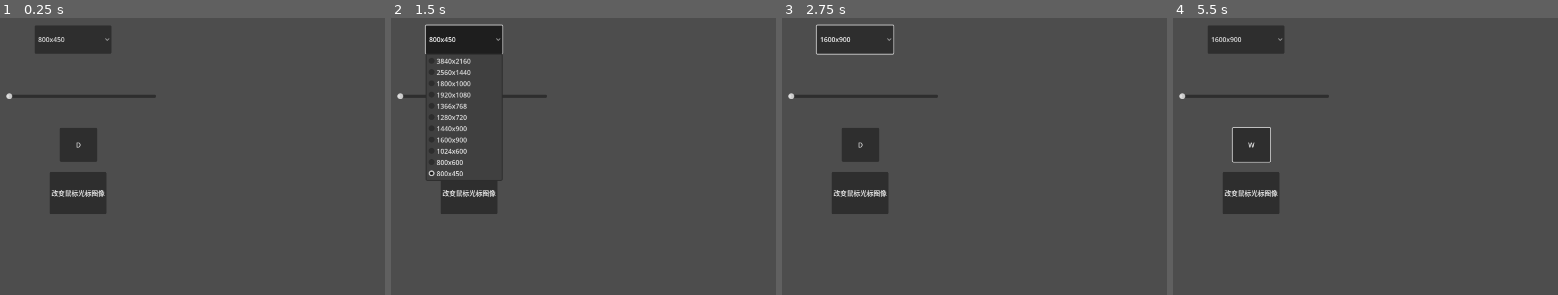
Above: before the commit, frames 1-4 (left to right).
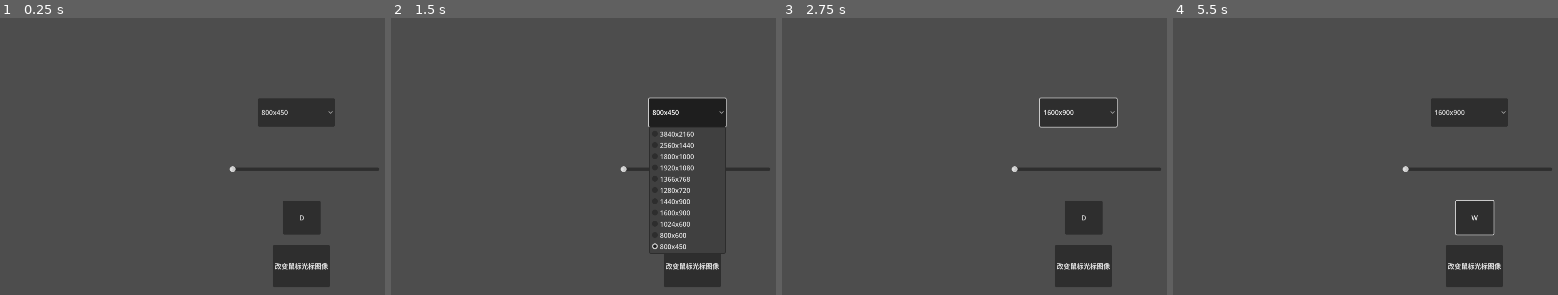
Above: after the commit, the same moments.

Repository: Ye96516/hahah
Game: Godot game, scene res://scenes/setting/setting.tscn
Two runs of this game, one before a commit and one after it. Both use one fixed random seed, a clock stepped at 60 frames per second and the inputs below. The project has no main scene, so this scene is started directly. The engine's default icon, where the game draws it, is replaced by a stand-in: a white triangle on a blue panel in a dark square.
Inputs (mouse positions are in pixels of both pictures, inside the frame that each line leads up to):
- Up to frame 1 (0.25 s): no input
- Up to frame 2 (1.5 s): click "改变鼠标光标图像" at 0.5 s; click "800x450" at 1.25 s
- Up to frame 3 (2.75 s): click "D" at 2 s
- Up to frame 4 (5.5 s): click "1600x900" at 2.75 s; tap Enter at 3.5 s; move the mouse to (outside the picture) at 3.52 s; press the mouse at (outside the picture) at 3.53 s; hold D (move_right) 3.53-4.25 s; tap W (move_top, bound only after the commit) at 3.6, 5.3 s; release the mouse at (outside the picture) at 4.25 s; click "W" at 4.25 s; tap Space at 5 s; move the mouse to (1330, 231) at 5.02 s; hold S (move_down, bound only after the commit) from 5.03 s (still down); click (1330, 231) at 5.1 s

The runs differ from the first frame. In frame 1, 11% of the frame differs, in the area x 1-99%, y 2-98%; in frame 2, 11%; in frame 3, 12%; in frame 4, 12%.

Commit message:
基础的攻击和受击的逻辑

Diff:
--- /dev/null
+++ b/data/custom_node/UI_hover.gd
@@ -0,0 +1,74 @@
+class_name UIHover extends Node
+"""
+	1、为Control的派生类添加UIHover类型子节点
+	2、默认悬停更改缩放，可选颜色、位置偏移
+	3、设置对应的悬停目标数值
+"""
+
+## 添加动画的属性
+@export_flags("scale", "color", "offset") var anim_type = 1
+var select: Array[int]
+## 动画时间
+@export var t_time: float = 0.15
+## 动画类型
+@export var t_type: Tween.TransitionType
+
+@export_group("属性设置")
+## 悬停时的[code]缩放[/code]
+@export var hover_scale: Vector2 = Vector2(1.05, 1.05)
+# 默认缩放比例
+var default_scale: Vector2 = Vector2.ONE
+
+## 悬停时的[code]颜色[/code]
+@export var hover_color: Color
+# 默认相对坐标
+var default_color: Color = Color(1, 1, 1, 1)
+
+## 悬停时的[code]位置偏移[/code]
+@export var hover_offset: Vector2 = Vector2.ZERO
+# 默认相对坐标
+var default_pos: Vector2 = Vector2.ONE
+
+# 控制的目标
+var target: Control
+
+func _ready() -> void:
+	target = get_parent()
+	target.mouse_entered.connect(enter_hover)
+	target.mouse_exited.connect(exit_hover)
+	call_deferred("reset_value")
+
+	for i in range(0, 6): # TODO 只计算到了2^5
+		var _pow = int(pow(2, i))
+		if (anim_type & _pow) != 0:
+			select.append(_pow)
+
+
+func reset_value():
+	target.pivot_offset = target.size * 0.5
+	default_scale = target.scale
+	default_color = target.self_modulate
+	default_pos = target.position
+
+func enter_hover():
+	for i in select:
+		if i == 1:
+			add_tween("scale", hover_scale, t_time)
+		elif i == 2:
+			add_tween("self_modulate", hover_color, t_time)
+		elif i == 4:
+			add_tween("position", default_pos + hover_offset, t_time)
+
+func exit_hover():
+	for i in select:
+		if i == 1:
+			add_tween("scale", default_scale, t_time)
+		elif i == 2:
+			add_tween("self_modulate", default_color, t_time)
+		elif i == 4:
+			add_tween("position", default_pos, t_time)
+
+func add_tween(property: String, value: Variant, time: float):
+	if get_tree():
+		var t = get_tree().create_tween()
+		t.tween_property(target, property, value, time).set_trans(t_type)
--- a/scenes/state_mahchine/StateBase.gd
+++ b/data/custom_node/state_mahchine/StateBase.gd
@@ -20,6 +20,3 @@
 ## 物理帧触发
 func physical_process_update(_delta: float) -> void:
 	pass
-#hihuihnuiu,,jh
-#hhahah
-#怎么提交啊啊啊啊啊
--- a/scenes/state_mahchine/StateMachine.gd
+++ b/data/custom_node/state_mahchine/StateMachine.gd
@@ -20,8 +20,8 @@
 ## 修改状态
 func change_state(target_state_name: String) -> void:
 	var target_state = get_node(target_state_name)
-	if target_state == null:
-		printerr("状态传入错误")
+	if is_instance_valid(target_state):
+		printerr("目标节点不存在，请确认节点名称是否正确！")
 		return
 	current_state.exit()
 	current_state = target_state
--- /dev/null
+++ b/global/normal_attributes.gd
@@ -0,0 +1,41 @@
+extends Node
+
+signal entity_death(entity_name:String)
+
+var player:Dictionary={
+	"name"="player",
+	"speed"=30000,
+	"health"=100,
+	"ap"=10,
+	"defense"=0,
+	"atk_speed"=1,
+}
+
+var enemy:Dictionary={
+	"name"="enemy",
+	"speed"=10000,
+	"health"=100,
+	"ap"=100,
+	"defense"=0,
+	"atk_speed"=1,
+}
+
+func calculate_health(attacker:String,target:String)->int:
+	match attacker:
+		"player":
+			if target=="enemy":
+				return _calculate_detail(player,enemy)
+		"enemy":
+			if target=="player":
+				return _calculate_detail(enemy,player)
+		_:
+			printerr("攻击方与受击方不匹配")
+			return 0
+	return 0
+
+func _calculate_detail(atker:Dictionary,tg:Dictionary)->int:
+	tg["health"]-=atker["ap"]-tg["defense"]
+	print(tg.name," ",tg.health)
+	if tg["health"]<=0:
+		entity_death.emit(tg["name"])
+	return tg["health"]
--- a/project.godot
+++ b/project.godot
@@ -17,6 +17,7 @@
 [autoload]
 
 AudioPlayer="*res://global/audio_player.gd"
+NA="*res://global/normal_attributes.gd"
 
 [display]
 
@@ -25,13 +26,49 @@
 window/stretch/mode="viewport"
 window/stretch/aspect="expand"
 
+[global_group]
+
+player=""
+enemy=""
+
 [input]
 
 move_right={
 "deadzone": 0.5,
 "events": [Object(InputEventKey,"resource_local_to_scene":false,"resource_name":"","device":-1,"window_id":0,"alt_press …(192 unchanged characters)…
+, Object(InputEventKey,"resource_local_to_scene":false,"resource_name":"","device":-1,"window_id":0,"alt_pressed":false,"shift_pressed":false,"ctrl_pressed":false,"meta_pressed":false,"pressed":false,"keycode":0,"physical_keycode":4194321,"key_label":0,"unicode":0,"location":0,"echo":false,"script":null)
 ]
 }
+move_left={
+"deadzone": 0.5,
+"events": [Object(InputEventKey,"resource_local_to_scene":false,"resource_name":"","device":-1,"window_id":0,"alt_pressed":false,"shift_pressed":false,"ctrl_pressed":false,"meta_pressed":false,"pressed":false,"keycode":0,"physical_keycode":65,"key_label":0,"unicode":97,"location":0,"echo":false,"script":null)
+, Object(InputEventKey,"resource_local_to_scene":false,"resource_name":"","device":-1,"window_id":0,"alt_pressed":false,"shift_pressed":false,"ctrl_pressed":false,"meta_pressed":false,"pressed":false,"keycode":0,"physical_keycode":4194319,"key_label":0,"unicode":0,"location":0,"echo":false,"script":null)
+]
+}
+move_top={
+"deadzone": 0.5,
+"events": [Object(InputEventKey,"resource_local_to_scene":false,"resource_name":"","device":-1,"window_id":0,"alt_pressed":false,"shift_pressed":false,"ctrl_pressed":false,"meta_pressed":false,"pressed":false,"keycode":0,"physical_keycode":87,"key_label":0,"unicode":119,"location":0,"echo":false,"script":null)
+, Object(InputEventKey,"resource_local_to_scene":false,"resource_name":"","device":-1,"window_id":0,"alt_pressed":false,"shift_pressed":false,"ctrl_pressed":false,"meta_pressed":false,"pressed":false,"keycode":0,"physical_keycode":4194320,"key_label":0,"unicode":0,"location":0,"echo":false,"script":null)
+]
+}
+move_down={
+"deadzone": 0.5,
+"events": [Object(InputEventKey,"resource_local_to_scene":false,"resource_name":"","device":-1,"window_id":0,"alt_pressed":false,"shift_pressed":false,"ctrl_pressed":false,"meta_pressed":false,"pressed":false,"keycode":0,"physical_keycode":83,"key_label":0,"unicode":115,"location":0,"echo":false,"script":null)
+, Object(InputEventKey,"resource_local_to_scene":false,"resource_name":"","device":-1,"window_id":0,"alt_pressed":false,"shift_pressed":false,"ctrl_pressed":false,"meta_pressed":false,"pressed":false,"keycode":0,"physical_keycode":4194322,"key_label":0,"unicode":0,"location":0,"echo":false,"script":null)
+]
+}
+shoot={
+"deadzone": 0.5,
+"events": [Object(InputEventMouseButton,"resource_local_to_scene":false,"resource_name":"","device":-1,"window_id":0,"alt_pressed":false,"shift_pressed":false,"ctrl_pressed":false,"meta_pressed":false,"button_mask":1,"position":Vector2(268, 32),"global_position":Vector2(287, 123),"factor":1.0,"button_index":1,"canceled":false,"pressed":true,"double_click":false,"script":null)
+]
+}
+
+[layer_names]
+
+2d_physics/layer_1="player"
+2d_physics/layer_2="obstacle"
+2d_physics/layer_3="props"
+2d_physics/layer_4="enemy"
 
 [rendering]
 
--- /dev/null
+++ b/scenes/enemy/enemy.gd
@@ -0,0 +1,18 @@
+extends CharacterBody2D
+
+@onready var player:Player=get_tree().get_first_node_in_group("player")
+var direction:Vector2
+
+func _ready() -> void:
+	NA.entity_death.connect(on_death)
+
+func _physics_process(delta: float) -> void:
+	if is_instance_valid(player):
+		direction=(player.global_position-self.global_position).normalized()
+		velocity=direction*NA.enemy["speed"]*delta
+
+	move_and_slide()
+
+func on_death(n):
+	if n=="enemy":
+		self.queue_free()
--- /dev/null
+++ b/scenes/enemy/enemy.tscn
@@ -0,0 +1,29 @@
+[gd_scene load_steps=6 format=3 uid="uid://cxbl6v7kxeemd"]
+
+[ext_resource type="Script" path="res://data/custom_node/state_mahchine/StateMachine.gd" id="1_w3js1"]
+[ext_resource type="Script" path="res://scenes/enemy/enemy.gd" id="1_xlbva"]
+[ext_resource type="Texture2D" uid="uid://bvhxhpwx7sekj" path="res://icon.svg" id="3_7cna2"]
+[ext_resource type="Script" path="res://scenes/enemy/track.gd" id="3_x3yau"]
+
+[sub_resource type="CircleShape2D" id="CircleShape2D_kjl6u"]
+radius = 31.0
+
+[node name="Enemy" type="CharacterBody2D" groups=["enemy"]]
+collision_layer = 8
+collision_mask = 3
+script = ExtResource("1_xlbva")
+
+[node name="StateMachine" type="Node" parent="." node_paths=PackedStringArray("current_state")]
+script = ExtResource("1_w3js1")
+current_state = NodePath("Track")
+
+[node name="Track" type="Node" parent="StateMachine"]
+script = ExtResource("3_x3yau")
+
+[node name="Icon" type="Sprite2D" parent="."]
+self_modulate = Color(1, 0.341176, 1, 1)
+scale = Vector2(0.5, 0.5)
+texture = ExtResource("3_7cna2")
+
+[node name="CollisionShape2D" type="CollisionShape2D" parent="."]
+shape = SubResource("CircleShape2D_kjl6u")
--- /dev/null
+++ b/scenes/enemy/track.gd
@@ -0,0 +1,13 @@
+extends StateBase
+
+func enter():
+	pass
+
+func exit() -> void:
+	pass
+
+func process_update(_delta: float) -> void:
+	pass
+
+func physical_process_update(_delta: float) -> void:
+	pass
--- /dev/null
+++ b/scenes/level1/level1.tscn
@@ -0,0 +1,45 @@
+[gd_scene load_steps=6 format=3 uid="uid://c2v4ioh2w0jtt"]
+
+[ext_resource type="PackedScene" uid="uid://bhgvih0djkv32" path="res://scenes/obstacle/obstacle.tscn" id="1_n82hs"]
+[ext_resource type="PackedScene" uid="uid://db5cx0wekpik6" path="res://scenes/player/player.tscn" id="2_2jon6"]
+[ext_resource type="Texture2D" uid="uid://bvhxhpwx7sekj" path="res://icon.svg" id="2_5wjv8"]
+[ext_resource type="PackedScene" uid="uid://cxbl6v7kxeemd" path="res://scenes/enemy/enemy.tscn" id="4_oqw5t"]
+
+[sub_resource type="RectangleShape2D" id="RectangleShape2D_ajp75"]
+size = Vector2(1970, 636.5)
+
+[node name="Level1" type="Node2D"]
+
+[node name="Obstacles" type="Node" parent="."]
+
+[node name="Obstacle" parent="Obstacles" instance=ExtResource("1_n82hs")]
+
+[node name="CollisionShape2D" type="CollisionShape2D" parent="Obstacles/Obstacle"]
+position = Vector2(988, 211.75)
+shape = SubResource("RectangleShape2D_ajp75")
+
+[node name="Icon" type="Sprite2D" parent="Obstacles/Obstacle"]
+position = Vector2(977, 228)
+scale = Vector2(15.1563, 4.625)
+texture = ExtResource("2_5wjv8")
+
+[node name="Obstacle2" parent="Obstacles" instance=ExtResource("1_n82hs")]
+position = Vector2(-115, 957)
+
+[node name="CollisionShape2D" type="CollisionShape2D" parent="Obstacles/Obstacle2"]
+position = Vector2(988, 211.75)
+shape = SubResource("RectangleShape2D_ajp75")
+
+[node name="Icon" type="Sprite2D" parent="Obstacles/Obstacle2"]
+position = Vector2(977, 228)
+scale = Vector2(15.1563, 4.625)
+texture = ExtResource("2_5wjv8")
+
+[node name="Player" parent="." instance=ExtResource("2_2jon6")]
+position = Vector2(563, 712)
+collision_mask = 2
+
+[node name="Enemy" type="Node" parent="."]
+
+[node name="Enemy" parent="Enemy" instance=ExtResource("4_oqw5t")]
+position = Vector2(238, 668)
--- /dev/null
+++ b/scenes/obstacle/obstacle.tscn
@@ -0,0 +1,5 @@
+[gd_scene format=3 uid="uid://bhgvih0djkv32"]
+
+[node name="Obstacle" type="StaticBody2D"]
+collision_layer = 2
+collision_mask = 9
--- /dev/null
+++ b/scenes/player/player.gd
@@ -0,0 +1,22 @@
+class_name Player extends CharacterBody2D
+
+@onready var ray_cast_2d: RayCast2D = %RayCast2D
+
+var direction:Vector2
+
+func _ready() -> void:
+	NA.entity_death.connect(on_death)
+	ray_cast_2d.enabled=false
+
+func _physics_process(delta: float) -> void:
+	direction = Input.get_vector("move_left","move_right","move_top","move_down")
+	velocity= direction * NA.player["speed"]*delta
+
+	move_and_slide()
+
+
+
+
+func on_death(n):
+	if n=="player":
+		self.queue_free()
--- /dev/null
+++ b/scenes/player/player.tscn
@@ -0,0 +1,32 @@
+[gd_scene load_steps=5 format=3 uid="uid://db5cx0wekpik6"]
+
+[ext_resource type="Texture2D" uid="uid://bvhxhpwx7sekj" path="res://icon.svg" id="1_2yctf"]
+[ext_resource type="Script" path="res://scenes/player/player.gd" id="1_fhpln"]
+[ext_resource type="Script" path="res://scenes/player/ray_cast_2d.gd" id="3_huqfe"]
+
+[sub_resource type="CircleShape2D" id="CircleShape2D_bu7vi"]
+radius = 61.0082
+
+[node name="Player" type="CharacterBody2D" groups=["player"]]
+collision_mask = 11
+motion_mode = 1
+script = ExtResource("1_fhpln")
+
+[node name="Icon" type="Sprite2D" parent="."]
+texture = ExtResource("1_2yctf")
+
+[node name="CollisionShape2D" type="CollisionShape2D" parent="."]
+shape = SubResource("CircleShape2D_bu7vi")
+
+[node name="Camera2D" type="Camera2D" parent="."]
+limit_left = 0
+limit_top = 0
+limit_right = 1920
+limit_bottom = 1080
+
+[node name="RayCast2D" type="RayCast2D" parent="."]
+unique_name_in_owner = true
+position = Vector2(-5, 2)
+target_position = Vector2(426, 92)
+collision_mask = 8
+script = ExtResource("3_huqfe")
--- /dev/null
+++ b/scenes/player/ray_cast_2d.gd
@@ -0,0 +1,25 @@
+extends RayCast2D
+
+const RAYCAST_LENGTH:int=3000
+var one_shoot:bool=true
+
+func _physics_process(delta: float) -> void:
+	if self.is_colliding() && one_shoot:
+		var collider=self.get_collider()
+		if is_instance_valid(collider):
+			if collider.is_in_group("enemy"):
+				var h=NA.calculate_health("player","enemy")
+				one_shoot=false
+
+func _input(event: InputEvent) -> void:
+	if event.is_action_pressed("shoot"):
+		raycast_shoot()
+
+func raycast_shoot():
+	self.enabled=true
+	one_shoot=true
+	var mouse_pos:Vector2=get_viewport().get_mouse_position()
+	var local_mouse_pos:Vector2=self.to_local(mouse_pos).normalized()
+	self.target_position=local_mouse_pos*RAYCAST_LENGTH
+	await get_tree().create_timer(0.5).timeout
+	self.enabled=false
--- a/scenes/setting/change_button_icon.gd
+++ b/scenes/setting/change_button_icon.gd
@@ -5,15 +5,6 @@
 	godot,
 }
 var current_pic:int=mouse_pic.normal
-
-func _ready() -> void:
-	pass # Replace with function body.
-
-
-# Called every frame. 'delta' is the elapsed time since the previous frame.
-func _process(delta: float) -> void:
-	pass
-
 
 func _on_pressed() -> void:
 	match current_pic:
--- a/scenes/setting/setting.tscn
+++ b/scenes/setting/setting.tscn
@@ -1,10 +1,11 @@
-[gd_scene load_steps=6 format=3 uid="uid://dnvmjwuu7v5sq"]
+[gd_scene load_steps=7 format=3 uid="uid://dnvmjwuu7v5sq"]
 
 [ext_resource type="Script" path="res://scenes/setting/setting.gd" id="1_gcp4l"]
 [ext_resource type="Script" path="res://scenes/setting/resolution.gd" id="2_i80b5"]
 [ext_resource type="Script" path="res://scenes/setting/volume.gd" id="3_gt6wv"]
 [ext_resource type="Script" path="res://scenes/setting/change_key_pos.gd" id="4_8qoxy"]
 [ext_resource type="Script" path="res://scenes/setting/change_button_icon.gd" id="5_gxj7x"]
+[ext_resource type="Script" path="res://data/custom_node/UI_hover.gd" id="6_t78cv"]
 
 [node name="Setting" type="Control"]
 layout_mode = 3
@@ -17,18 +18,18 @@
 
 [node name="Resolution" type="OptionButton" parent="."]
 layout_mode = 0
-offset_left = 285.0
-offset_top = 97.0
-offset_right = 469.0
-offset_bottom = 165.0
+offset_left = 821.0
+offset_top = 272.0
+offset_right = 1005.0
+offset_bottom = 340.0
 script = ExtResource("2_i80b5")
 
 [node name="Volume" type="HSlider" parent="."]
 layout_mode = 0
-offset_left = 216.0
-offset_top = 239.0
-offset_right = 576.0
-offset_bottom = 295.0
+offset_left = 752.0
+offset_top = 414.0
+offset_right = 1112.0
+offset_bottom = 470.0
 max_value = 1.0
 step = 0.01
 script = ExtResource("3_gt6wv")
@@ -37,21 +38,28 @@
 script = ExtResource("4_8qoxy")
 
 [node name="MoveRight" type="Button" parent="ChangeKeyPos"]
-offset_left = 345.0
-offset_top = 343.0
-offset_right = 435.0
-offset_bottom = 424.0
+offset_left = 881.0
+offset_top = 518.0
+offset_right = 971.0
+offset_bottom = 599.0
 button_mask = 0
 text = "D"
 
+[node name="UIHover2" type="Node" parent="ChangeKeyPos/MoveRight"]
+script = ExtResource("6_t78cv")
+
 [node name="ChangeButtonIcon" type="Button" parent="."]
 layout_mode = 0
-offset_left = 321.0
-offset_top = 449.0
-offset_right = 457.0
-offset_bottom = 550.0
+offset_left = 857.0
+offset_top = 624.0
+offset_right = 993.0
+offset_bottom = 725.0
 text = "改变鼠标光标图像"
 script = ExtResource("5_gxj7x")
+
+[node name="UIHover" type="Node" parent="ChangeButtonIcon"]
+script = ExtResource("6_t78cv")
+anim_type = 3
 
 [connection signal="item_selected" from="Resolution" to="Resolution" method="_on_resolution_item_selected"]
 [connection signal="value_changed" from="Volume" to="Volume" method="_on_value_changed"]
